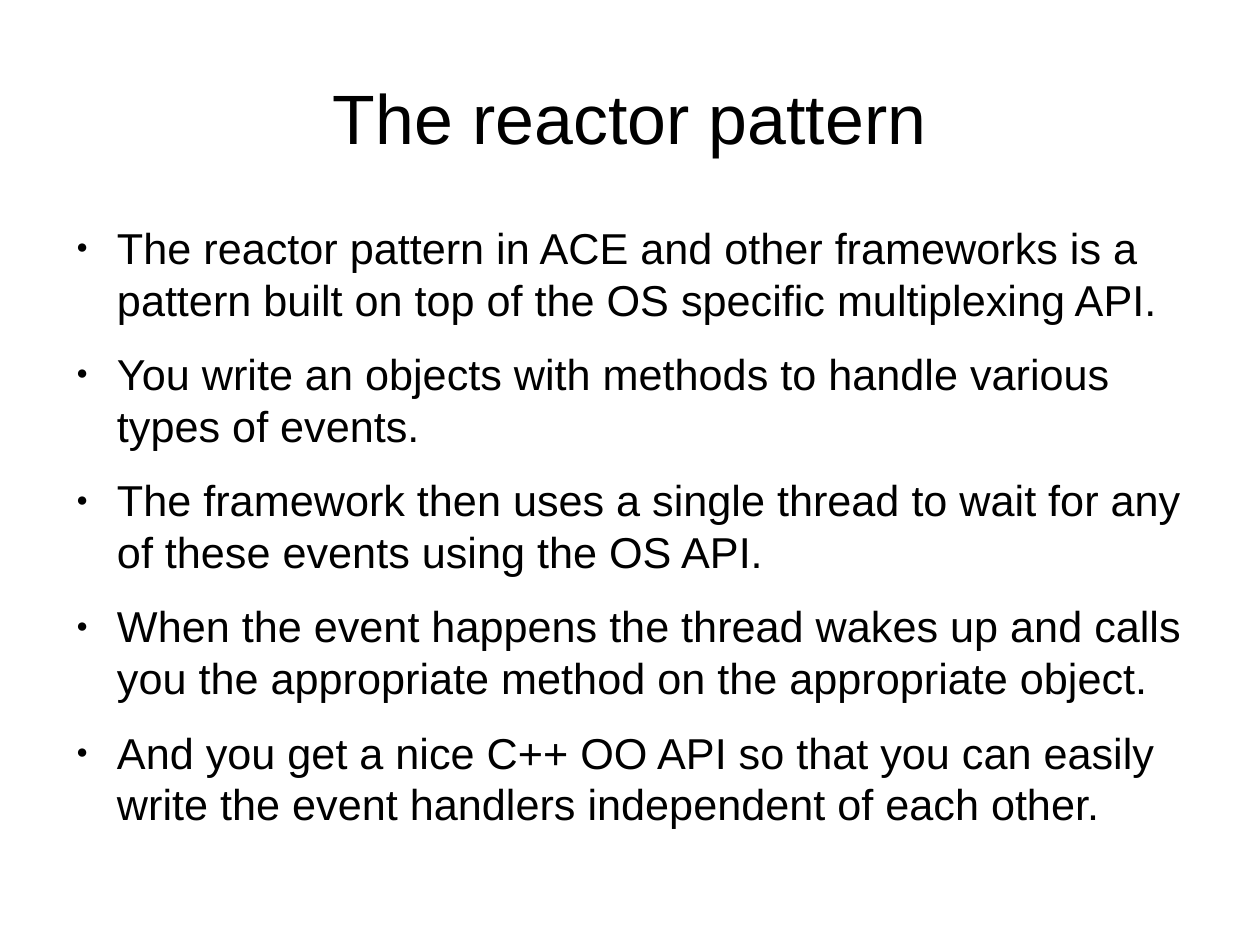
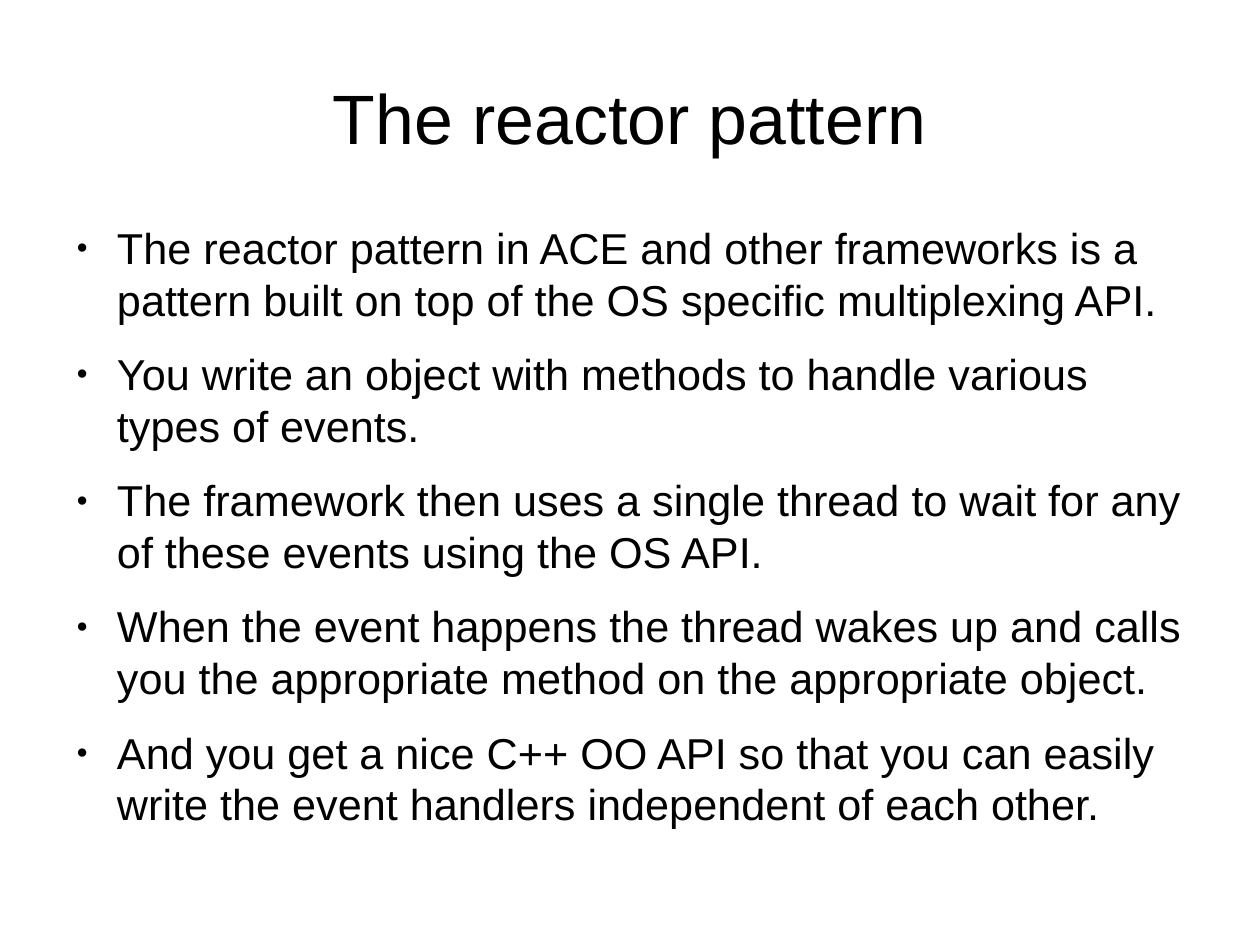
Before and after one commit to veltzer/demos-linux, a slide deck: slide 7 of doc/linux_multiplexing.odp. Drawn at 1260x945 pixels with LibreOffice and Linux fonts; fonts in the diff are those of the drawing. Boxes give left, top, right and bottom in pixels: in the first picture for what was removed or moved away, otherwise in the second. Text is boxed around its words. In the diff, an @@ line names an element or a change of style, - is before the commit and + after.

```diff
--- a/doc/linux_multiplexing.odp
+++ b/doc/linux_multiplexing.odp
@@ text at box(117, 358, 1087, 450): text changed @@
-● You write an objects with methods to handle various types of events.
+● You write an object with methods to handle various types of events.
```
Also in this commit, not shown: 4 other files.
